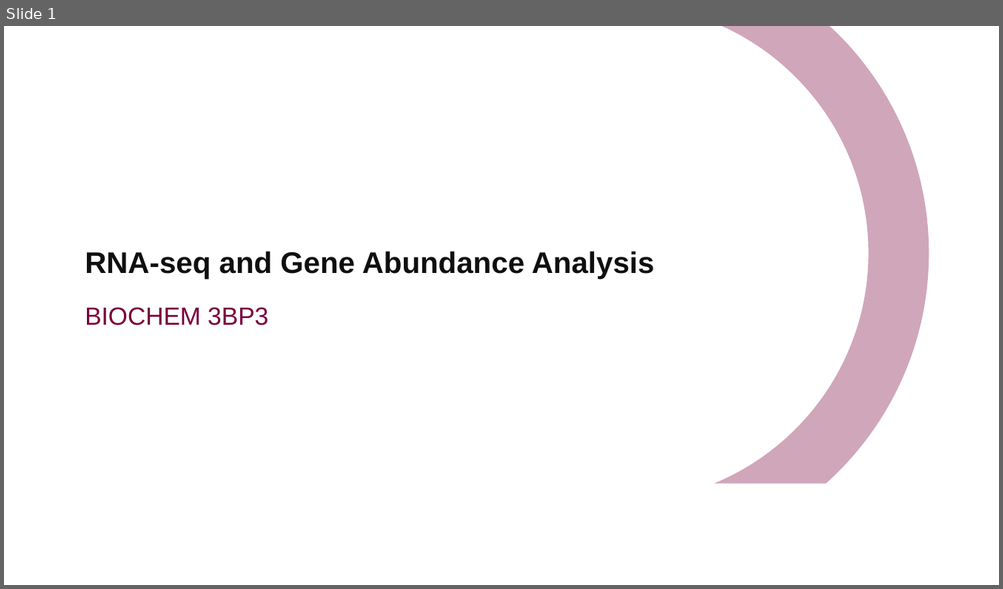
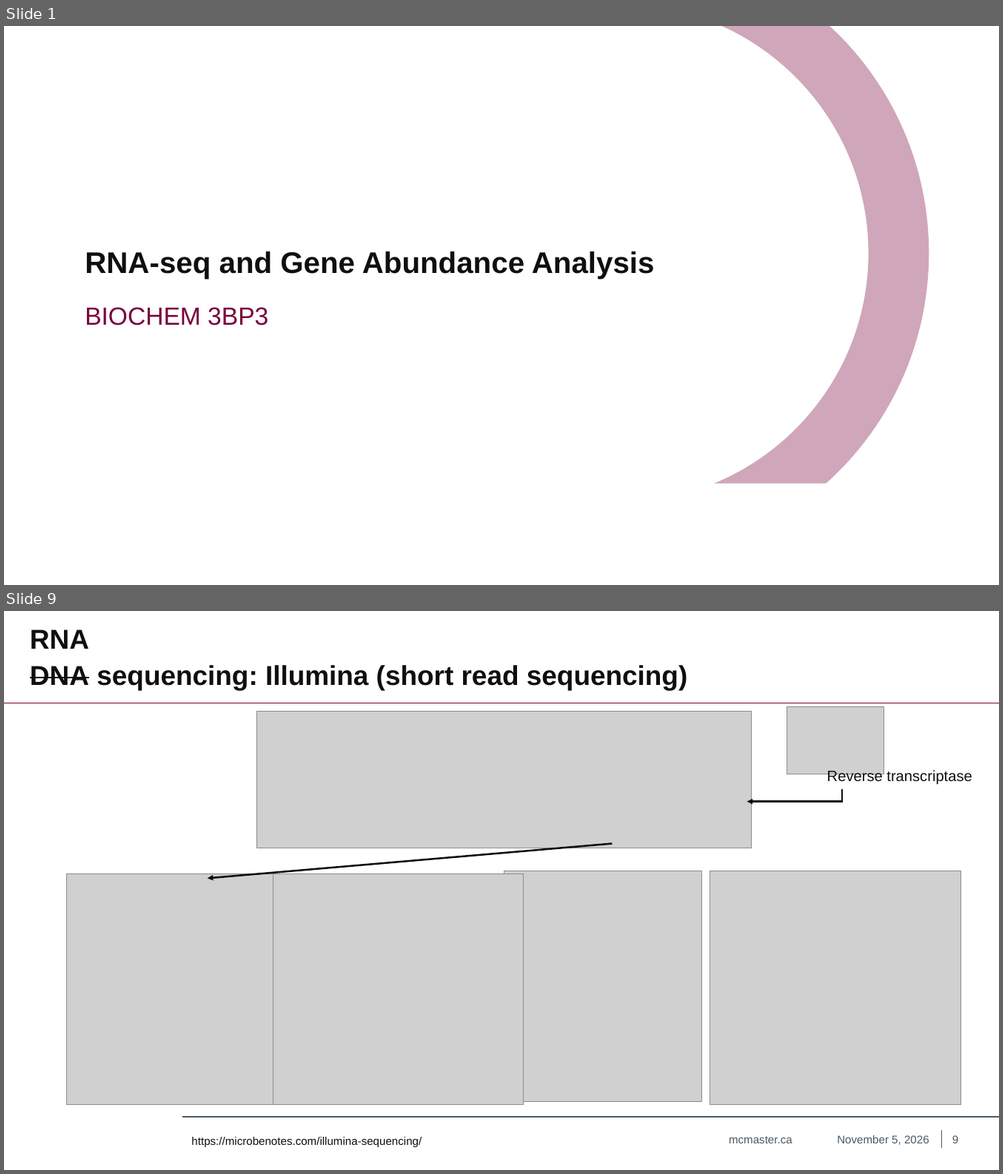
Before and after one commit to khoulahan/Biochem-3BP3, a slide deck: Lectures/Lecture 7 - RNA-Seq.pptx. Shown one above the other, each under a label of ours: slide 1 before the commit, slides 1 and 9 after it; the slides between them are not shown. The pictures are 1003x589 and 1003x1174 pixels, drawn with LibreOffice and Linux fonts; fonts in the diff are those of the drawing; grey boxes stand for pictures; background and template pictures are left out. Boxes give left, top, right and bottom in pixels: in the first picture for what was removed or moved away, otherwise in the second. Text is boxed around its words. In the diff, an @@ line names an element or a change of style, - is before the commit and + after.

```diff
--- a/Lectures/Lecture 7 - RNA-Seq.pptx
+++ b/Lectures/Lecture 7 - RNA-Seq.pptx
@@ slide 9 added at [4, 611, 999, 1170], background #FFFFFF @@
@@ text added at [30, 629, 89, 649], 44 pt, text #0F0F0F, bold @@
+RNA
@@ title added at [30, 665, 687, 690], 44 pt, text #0F0F0F, bold @@
+DNA sequencing: Illumina (short read sequencing)
@@ line added from (4, 703) to (999, 703), #79003C 1.75 pt @@
@@ picture added at [256, 711, 751, 848] @@
@@ picture added at [786, 706, 883, 774] @@
@@ text added at [827, 770, 971, 785], 24 pt, text #0F0F0F @@
+Reverse transcriptase
@@ arrow added from (842, 802) to (746, 802), #0F0F0F 3 pt @@
@@ line added from (842, 789) to (842, 801), #0F0F0F 3 pt @@
@@ arrow added from (612, 844) to (208, 879), #0F0F0F 3 pt @@
@@ picture added at [67, 874, 274, 1105] @@
@@ picture added at [273, 874, 523, 1105] @@
@@ picture added at [504, 871, 701, 1102] @@
@@ picture added at [709, 871, 960, 1105] @@
@@ line added from (182, 1117) to (999, 1117), #495965 1.75 pt @@
@@ text added at [191, 1137, 421, 1147], 18 pt, text #0F0F0F @@
+https://microbenotes.com/illumina-sequencing/
@@ text added at [728, 1136, 792, 1144], 18 pt, text #495965 @@
+mcmaster.ca
@@ text added at [836, 1136, 929, 1145], 18 pt, text #495965 @@
+November 5, 2026
@@ line added from (941, 1131) to (941, 1148), #495965 1 pt @@
@@ page number added at [952, 1136, 958, 1144], 18 pt, text #495965 @@
+9
```
Also in this commit, not shown: 29 slides changed, 1 other slide added.
